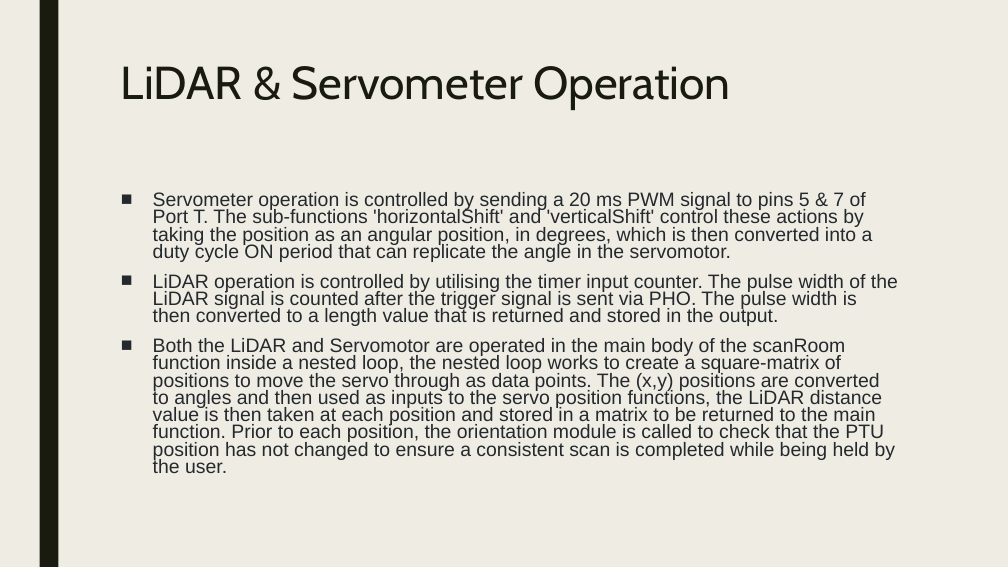
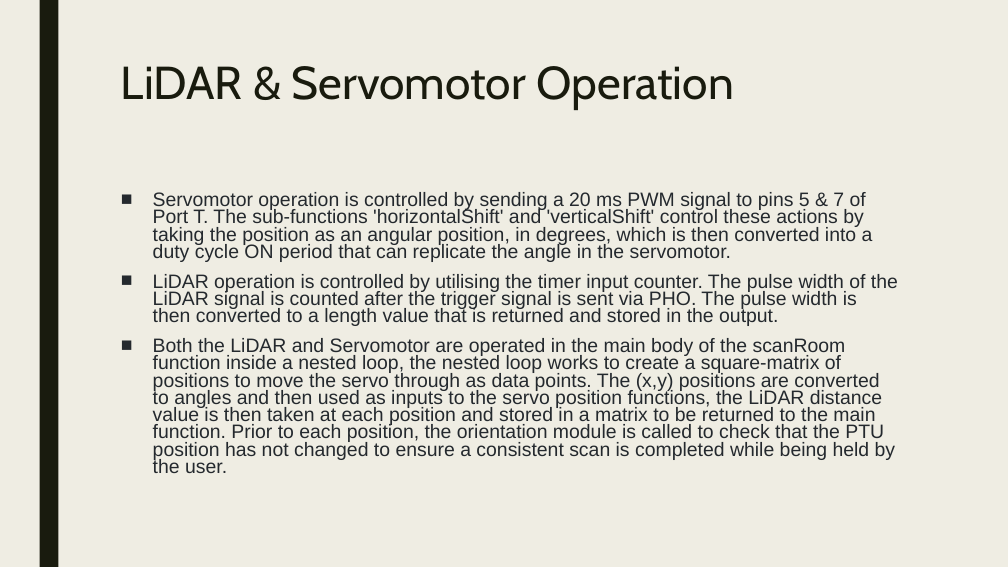
Before and after one commit to DekaRelay/Lidar-sensor, a slide deck: slide 5 of Final Project Presentation.pptx. Drawn at 1008x567 pixels with LibreOffice and Linux fonts; fonts in the diff are those of the drawing. Boxes give left, top, right and bottom in pixels: in the first picture for what was removed or moved away, otherwise in the second. Text is boxed around its words. In the diff, an @@ line names an element or a change of style, - is before the commit and + after.

```diff
--- a/Final Project Presentation.pptx
+++ b/Final Project Presentation.pptx
@@ title at [121,66,734,110]: text changed @@
-LiDAR & Servometer Operation
+LiDAR & Servomotor Operation
@@ text at [153,192,873,262]: text changed @@
-■ Servometer operation is controlled by sending a 20 ms PWM signal to pins 5 & 7 of Port T. The sub-functions 'horizontalShift' and 'verticalShift' control these actions by taking the position as an angular position, in degrees, which is then converted into a duty cycle ON period that can replicate the angle in the servomotor.
+■ Servomotor operation is controlled by sending a 20 ms PWM signal to pins 5 & 7 of Port T. The sub-functions 'horizontalShift' and 'verticalShift' control these actions by taking the position as an angular position, in degrees, which is then converted into a duty cycle ON period that can replicate the angle in the servomotor.
```
Also in this commit, not shown: 1 other slide changed, 1 other file.
